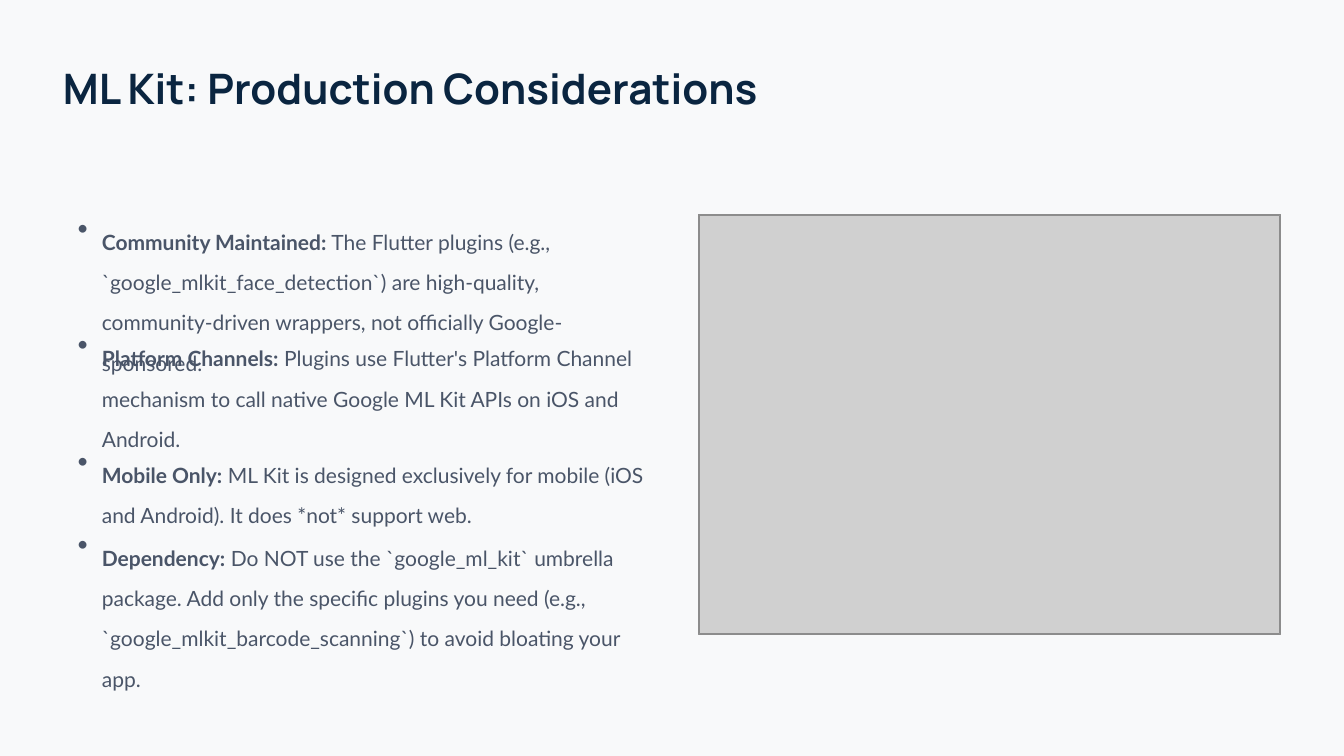
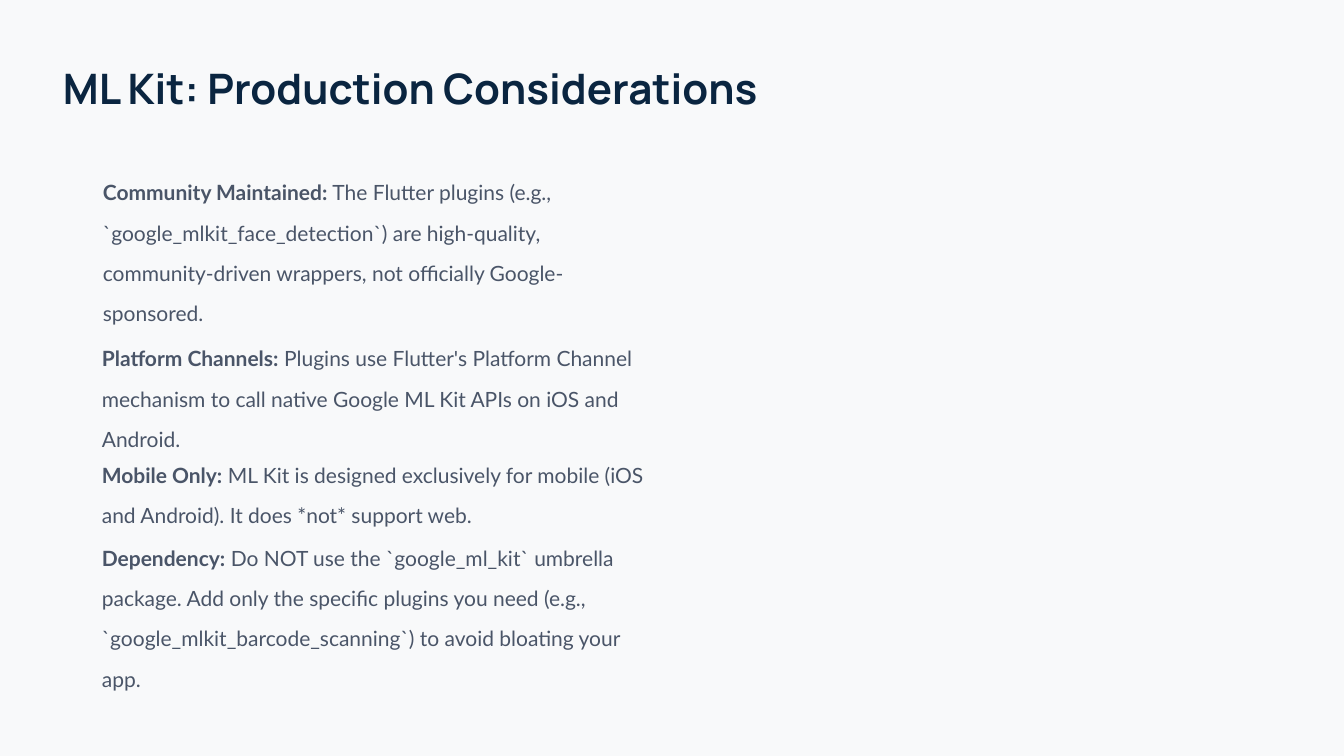
Before and after one commit to rusudinu/mobile-and-embedded-computing, a slide deck: slide 5 of w9/c9/Mobile-and-Embedded-Lecture9.pptx. Drawn at 1344x756 pixels with LibreOffice and Linux fonts; fonts in the diff are those of the drawing; grey boxes stand for pictures; background and template pictures are left out. Boxes give left, top, right and bottom in pixels: in the first picture for what was removed or moved away, otherwise in the second. Text is boxed around its words. In the diff, an @@ line names an element or a change of style, - is before the commit and + after.

```diff
--- a/w9/c9/Mobile-and-Embedded-Lecture9.pptx
+++ b/w9/c9/Mobile-and-Embedded-Lecture9.pptx
@@ text "Community Maintained: The Flutter plugins ...": place and size @@
-text "Community Maintained: The Flutter plugins ..." at [102, 234, 563, 375]
+text "Community Maintained: The Flutter plugins ..." at [103, 184, 564, 325]
@@ text removed at [77, 214, 89, 247] @@
-•
@@ picture removed at [699, 214, 1281, 634] @@
@@ picture removed at [700, 216, 1280, 634] @@
@@ text removed at [77, 331, 89, 364] @@
-•
@@ text removed at [77, 448, 89, 481] @@
-•
@@ text removed at [77, 530, 89, 564] @@
-•
```
Also in this commit, not shown: 1 other slide changed, 2 other files.
